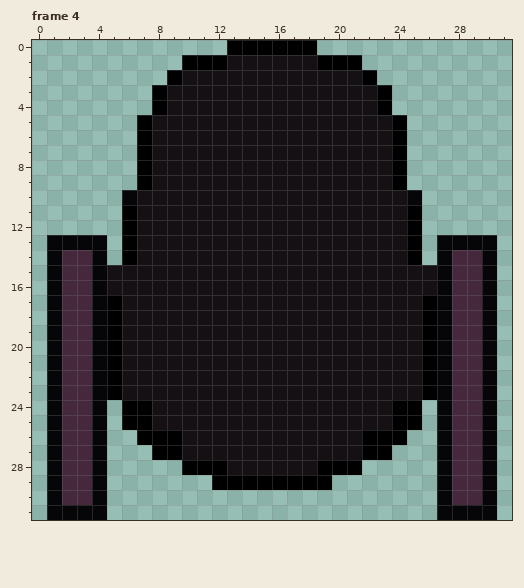
One commit to this pixel-art file: game-core/assets/enemies/_bk/_etc/cannon.ase. The picture above was drawn from the file before the commit.
32x32 pixels, 4 frames. Colours within 5 levels of each other are drawn and written as one. Shown: frame 4. The commit also changed other frames, which this record leaves out.
The same view after the edit:
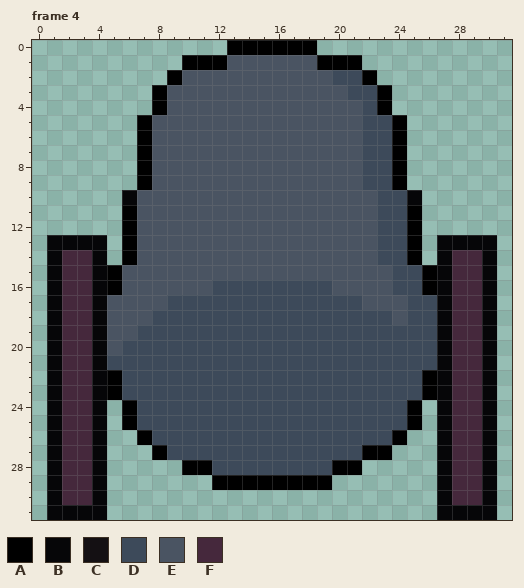
Palette (. is transparent): A #000000  B #060608  C #141013  D #3d4a5a  E #4a5462  F #45283c
Changes in this commit:
Changed rows in their new state; - is an unchanged pixel.
Frame 4:
first column x 5:
 1 --------EEEEEE--------
 2 -----EEEEEEEEEEDD-----
 3 ----EEEEEEEEEEEEDD----
 4 ----EEEEEEEEEEEEED----
 5 ---EEEEEEEEEEEEEEDD---
 6 ---EEEEEEEEEEEEEEDD---
 7 ---EEEEEEEEEEEEEEDD---
 8 ---EEEEEEEEEEEEEEDD---
 9 ---EEEEEEEEEEEEEEDD---
10 --EEEEEEEEEEEEEEEEDD--
11 --EEEEEEEEEEEEEEEEDD--
12 --EEEEEEEEEEEEEEEEDD--
13 --EEEEEEEEEEEEEEEEDD--
14 --EEEEEEEEEEEEEEEEDD--
15 AEEEEEEEEEEEEEEEEEEDDA
16 AEEEEEEDDDDDDDDEEEEDDA
17 EEEEDDDDDDDDDDDDDEEEDD
18 EEEDDDDDDDDDDDDDDDDEDD
19 EEDDDDDDDDDDDDDDDDDDDD
20 EDDDDDDDDDDDDDDDDDDDDD
21 DDDDDDDDDDDDDDDDDDDDDD
22 -DDDDDDDDDDDDDDDDDDDD-
23 -DDDDDDDDDDDDDDDDDDDD-
24 --DDDDDDDDDDDDDDDDDD--
25 --DDDDDDDDDDDDDDDDDD--
26 ---DDDDDDDDDDDDDDDD---
27 ----DDDDDDDDDDDDD-----
28 -------DDDDDDDD-------
